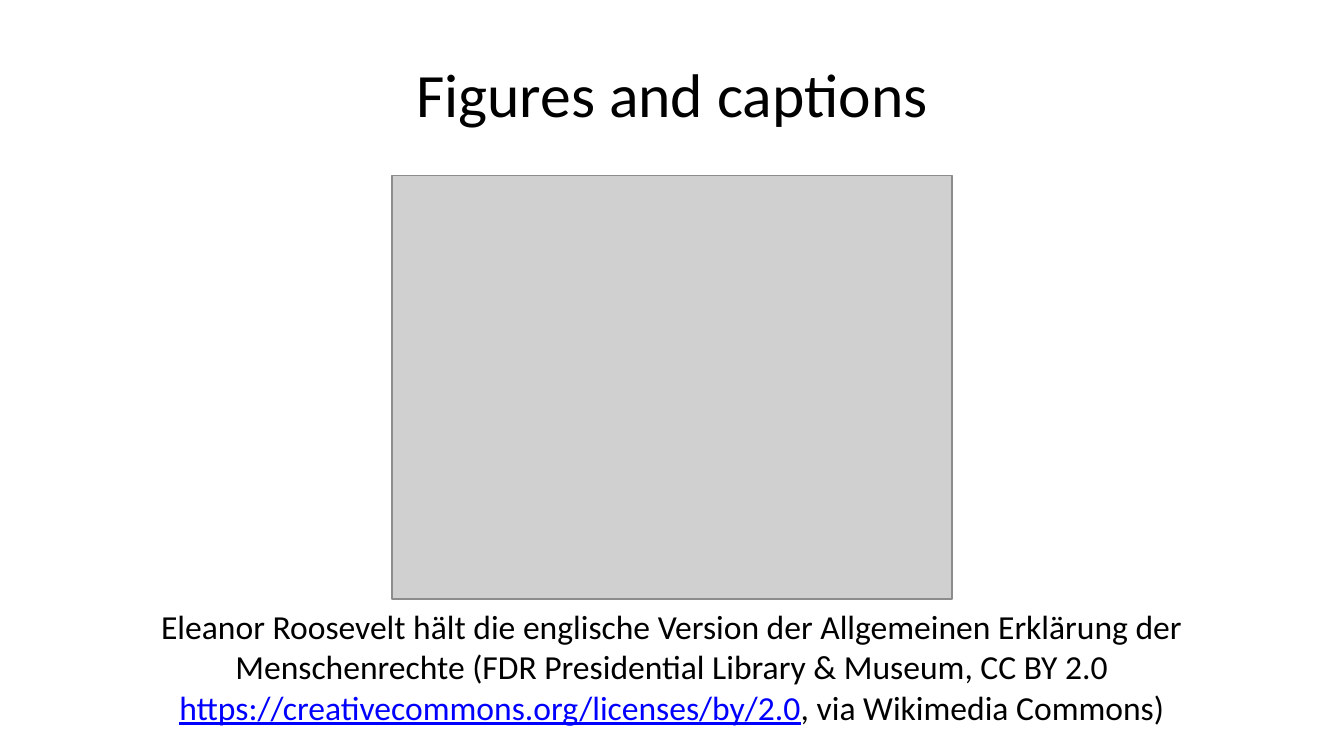
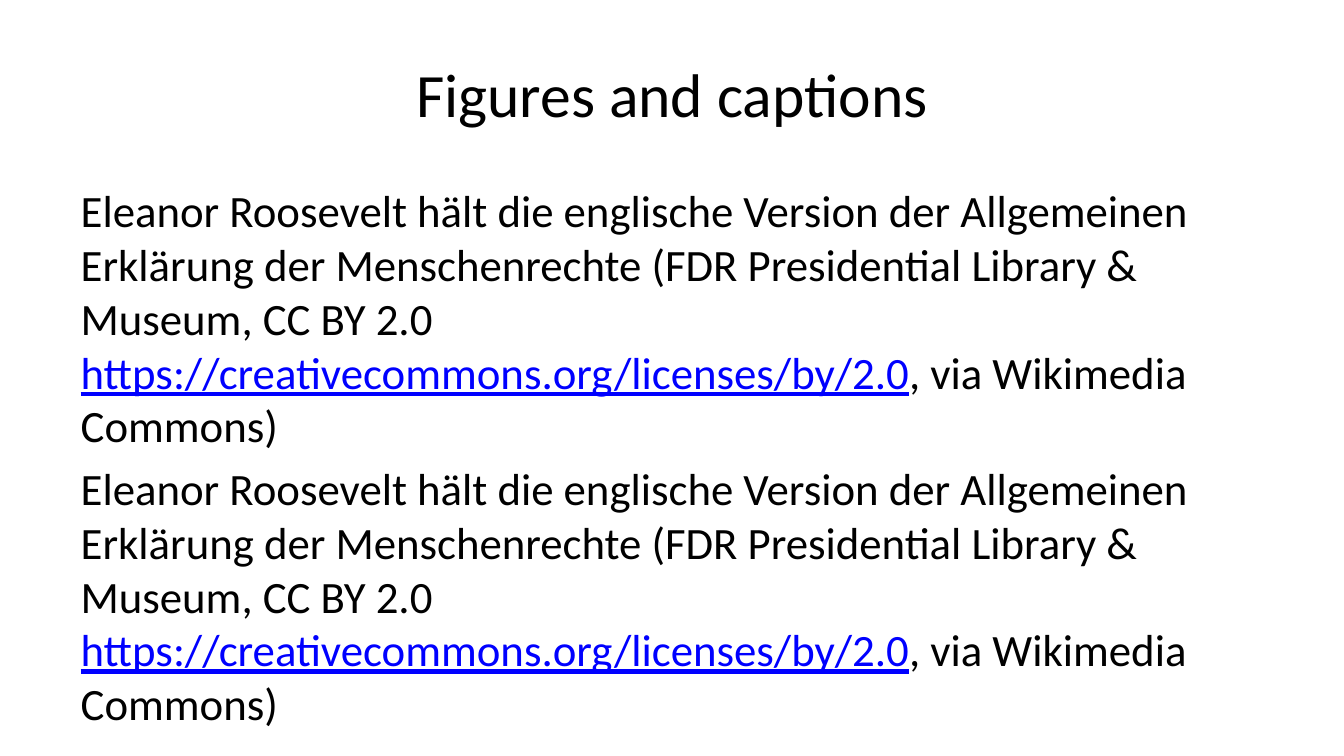
Before and after one commit to maehr/academic-pandoc-template, a slide deck: slide 12 of presentation/presentation.pptx. Drawn at 1344x756 pixels with LibreOffice and Linux fonts; fonts in the diff are those of the drawing; grey boxes stand for pictures. Boxes give left, top, right and bottom in pixels: in the first picture for what was removed or moved away, otherwise in the second. Text is boxed around its words. In the diff, an @@ line names an element or a change of style, - is before the commit and + after.

```diff
--- a/presentation/presentation.pptx
+++ b/presentation/presentation.pptx
@@ picture removed at (x1=392, y1=176, x2=953, y2=599) @@
@@ text added at (x1=81, y1=196, x2=1187, y2=674), 24 pt, text #000000 @@
+Eleanor Roosevelt hält die englische Version der Allgemeinen Erklärung der Menschenrechte (FDR Presidential Library & Museum, CC BY 2.0 https://creativecommons.org/licenses/by/2.0, via Wikimedia Commons)
+Eleanor Roosevelt hält die englische Version der Allgemeinen Erklärung der Menschenrechte (FDR Presidential Library & Museum, CC BY 2.0 https://creativecommons.org/licenses/by/2.0, via Wikimedia Commons)
@@ text removed at (x1=161, y1=615, x2=1182, y2=726) @@
-Eleanor Roosevelt hält die englische Version der Allgemeinen Erklärung der Menschenrechte (FDR Presidential Library & Museum, CC BY 2.0 https://creativecommons.org/licenses/by/2.0, via Wikimedia Commons)
```
Also in this commit, not shown: 11 other files.
